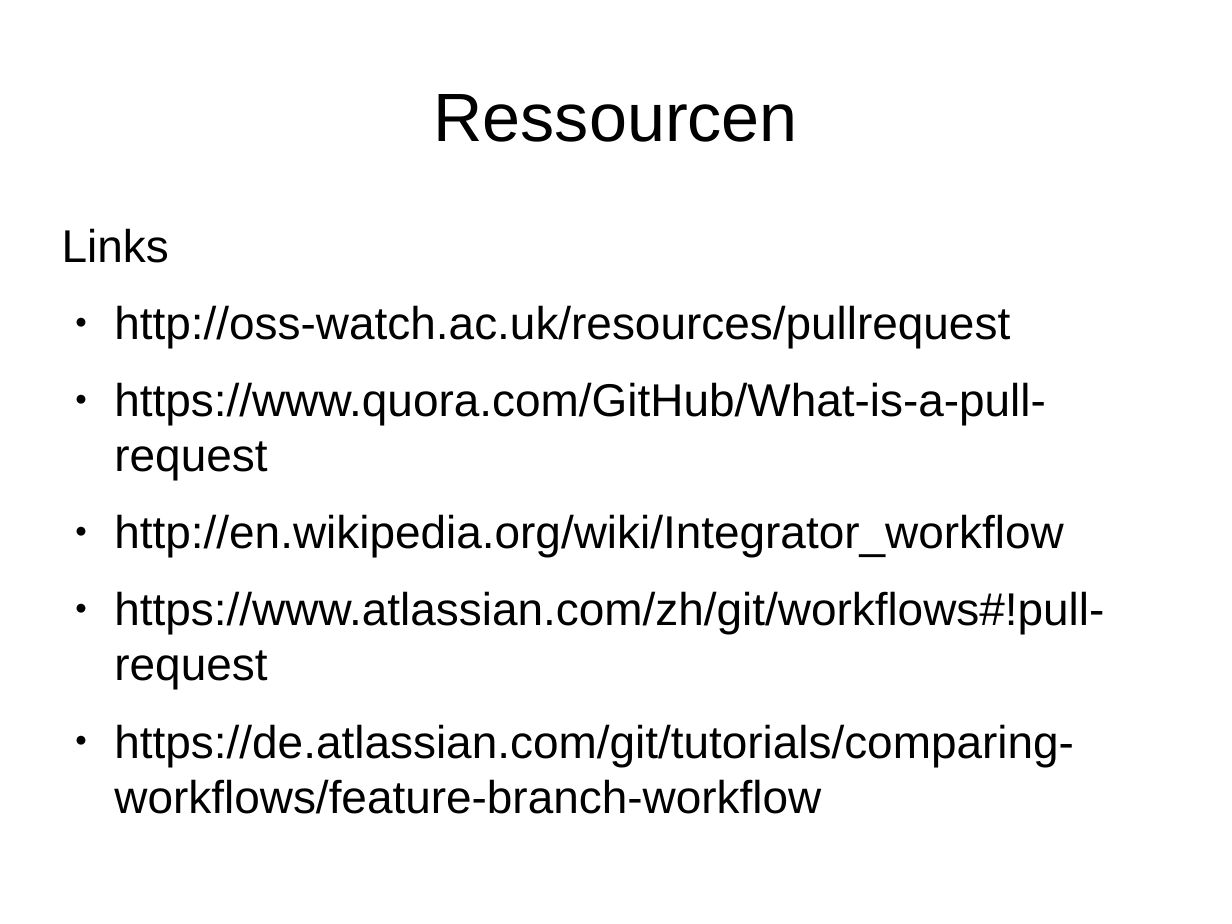
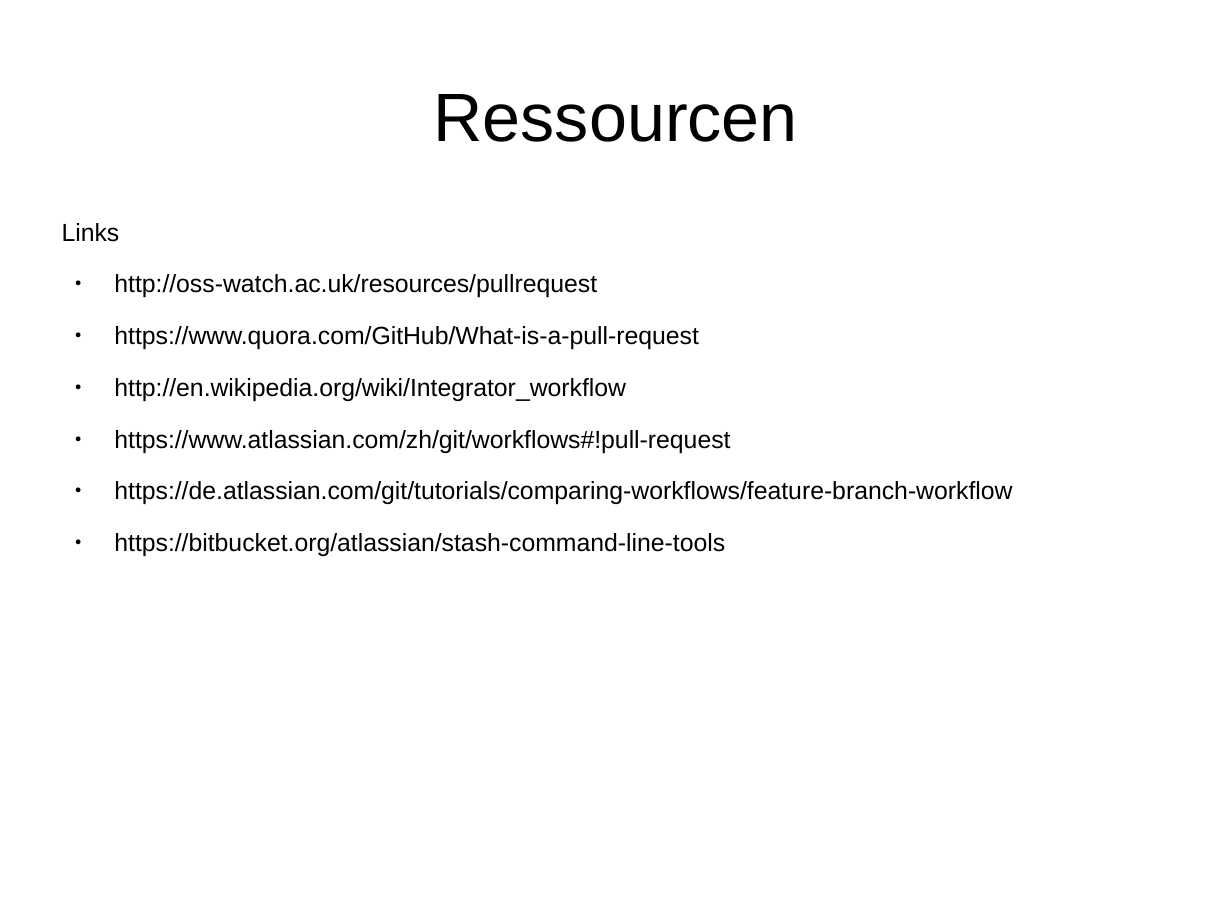
Before and after one commit to dhiller/presentations, a slide deck: slide 11 of Pull Requests mit Stash/Pull Requests mit Stash.odp. Drawn at 1232x924 pixels with LibreOffice and Linux fonts; fonts in the diff are those of the drawing. Boxes give left, top, right and bottom in pixels: in the first picture for what was removed or moved away, otherwise in the second. Text is boxed around its words. In the diff, an @@ line names an element or a change of style, - is before the commit and + after.

```diff
--- a/Pull Requests mit Stash/Pull Requests mit Stash.odp
+++ b/Pull Requests mit Stash/Pull Requests mit Stash.odp
@@ text at [62,223,1012,504]: size 29.6 to 16 pt in "Links", "http://oss-watch.ac.uk/resources/pullrequest", "https://www.quora.com/GitHub/What-is-a-pull-request", "http://en.wikipedia.org/wiki/Integrator_workflow" and 2 more places @@
@@ text at [114,533,725,556]: paragraph added @@
+● https://bitbucket.org/atlassian/stash-command-line-tools
```
Also in this commit, not shown: 1 other slide changed, 1 other file.
